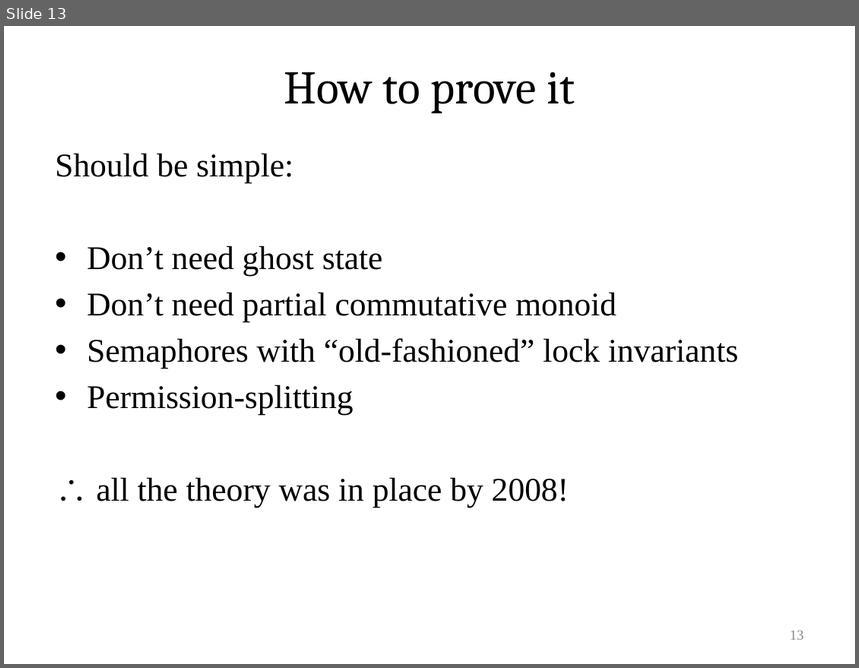
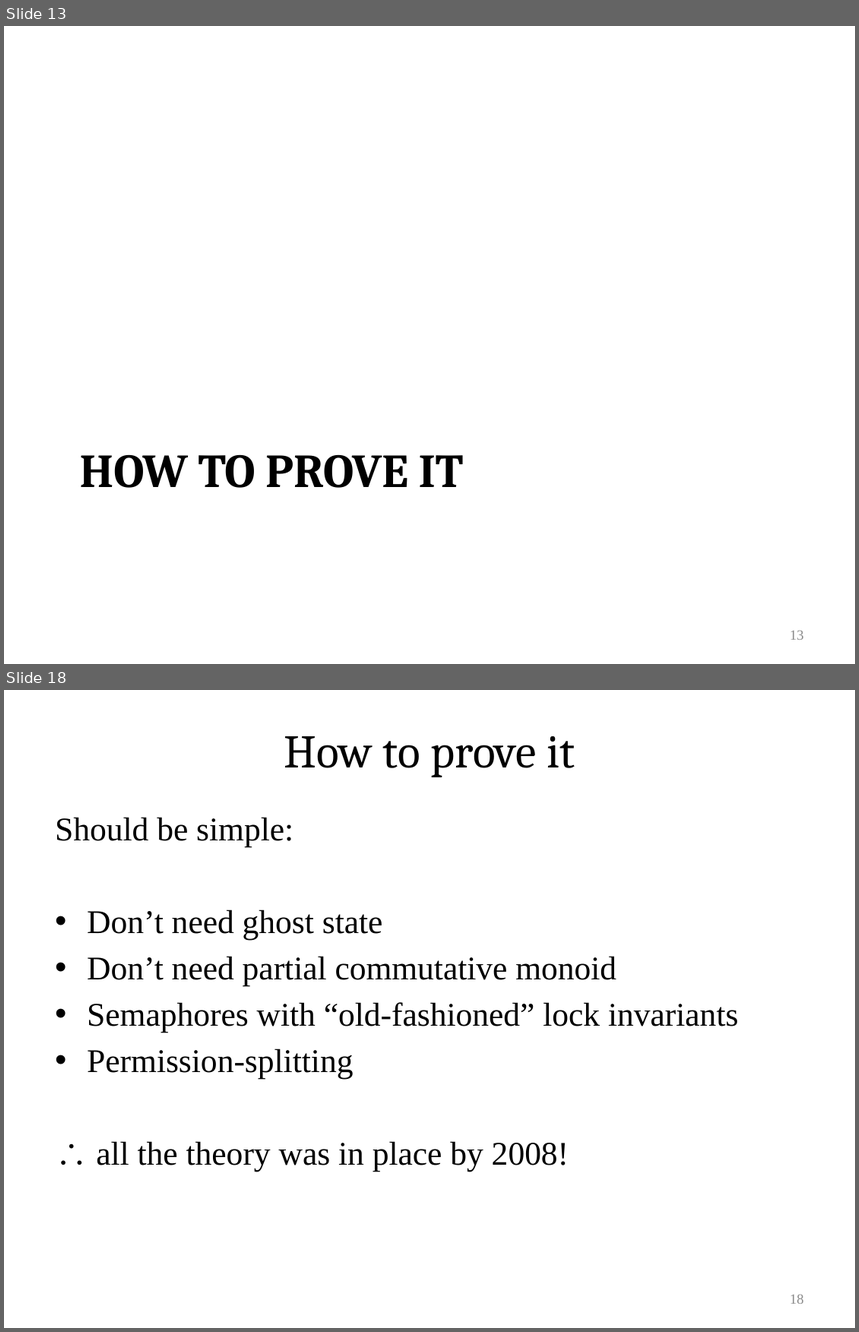
Before and after one commit to VeriNum/pardotprod, a slide deck: doc/Parallel Dot Product.pptx. Shown one above the other, each under a label of ours: slide 13 before the commit, slides 13 and 18 after it; the slides between them are not shown. The pictures are 859x668 and 859x1332 pixels, drawn with LibreOffice and Linux fonts; fonts in the diff are those of the drawing. Boxes give left, top, right and bottom in pixels: in the first picture for what was removed or moved away, otherwise in the second. Text is boxed around its words. In the diff, an @@ line names an element or a change of style, - is before the commit and + after.

```diff
--- a/doc/Parallel Dot Product.pptx
+++ b/doc/Parallel Dot Product.pptx
@@ slide 13 added at (x1=4, y1=26, x2=855, y2=664), background #FFFFFF @@
@@ title added at (x1=80, y1=455, x2=464, y2=488), 40 pt, text #000000, bold @@
+HOW TO PROVE IT
@@ page number added at (x1=790, y1=631, x2=804, y2=640), 12 pt, text #8C8C8C @@
+13
@@ what was slide 13 is now slide 18 @@
@@ page number at (x1=790, y1=1294, x2=804, y2=1304): text changed @@
-13
+18
```
Also in this commit, not shown: 2 slides changed, 7 other slides added, 6 other files.
